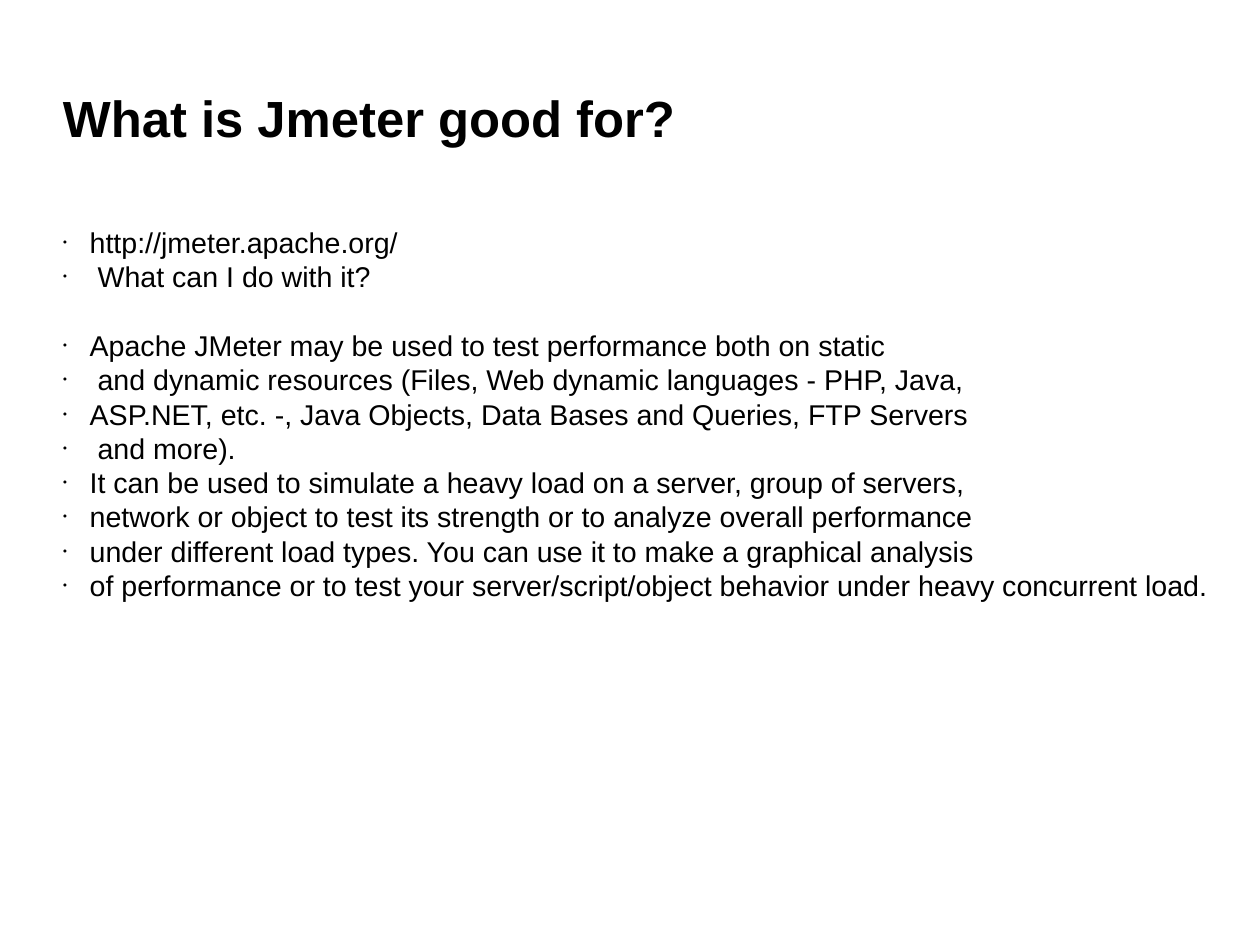
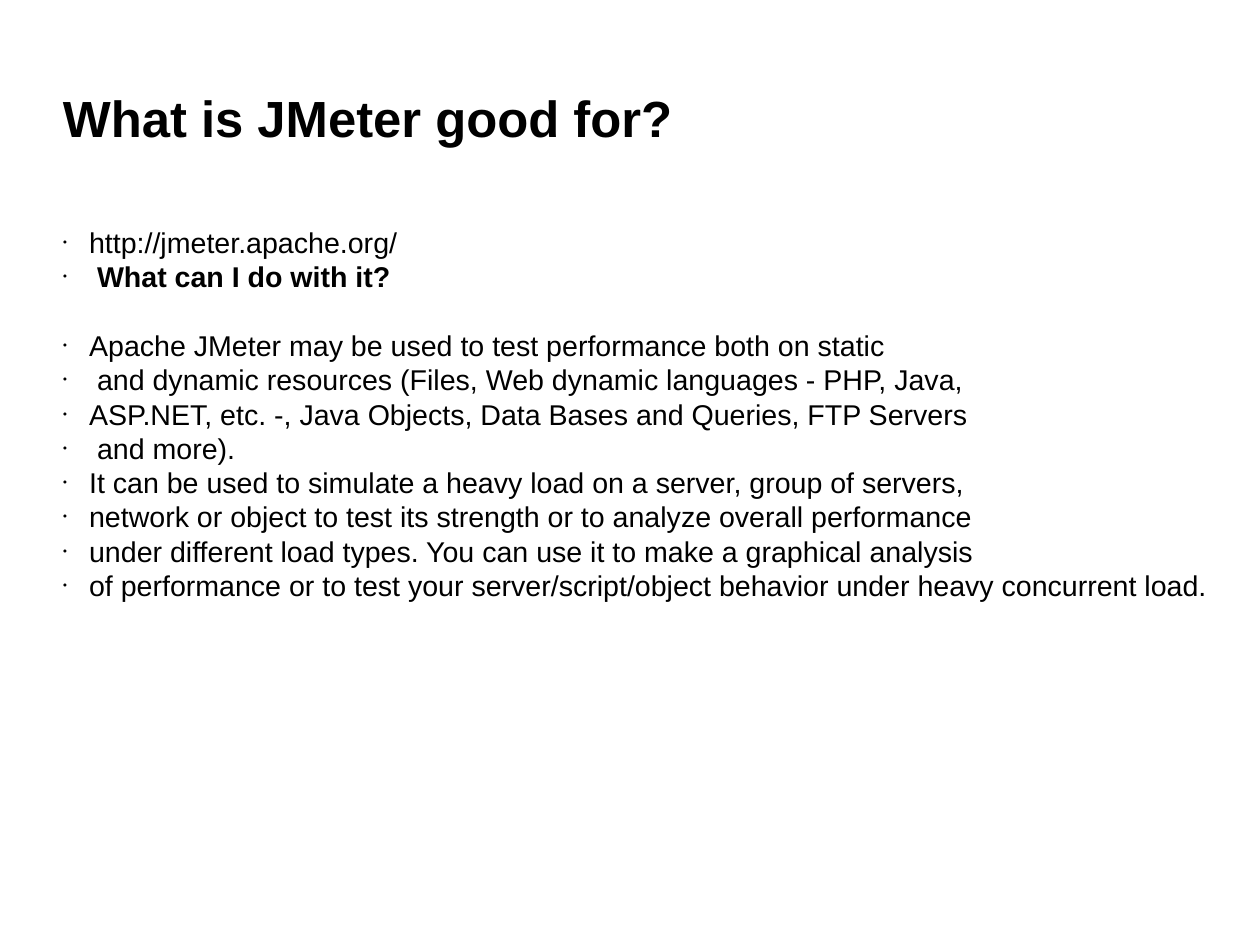
Before and after one commit to hchan/jmeterDemo, a slide deck: slide 2 of jmeterDemo.ppt. Drawn at 1260x945 pixels with LibreOffice and Linux fonts; fonts in the diff are those of the drawing; background and template pictures are left out. Boxes give left, top, right and bottom in pixels: in the first picture for what was removed or moved away, otherwise in the second. Text is boxed around its words. In the diff, an @@ line names an element or a change of style, - is before the commit and + after.

```diff
--- a/jmeterDemo.ppt
+++ b/jmeterDemo.ppt
@@ text at (63,100,672,147): text changed @@
-What is Jmeter good for?
+What is JMeter good for?
@@ text at (97,266,390,288): bold on in "What can I do with it?" @@
```
Also in this commit, not shown: 7 other slides changed, 1 slide added, 1 other file.
